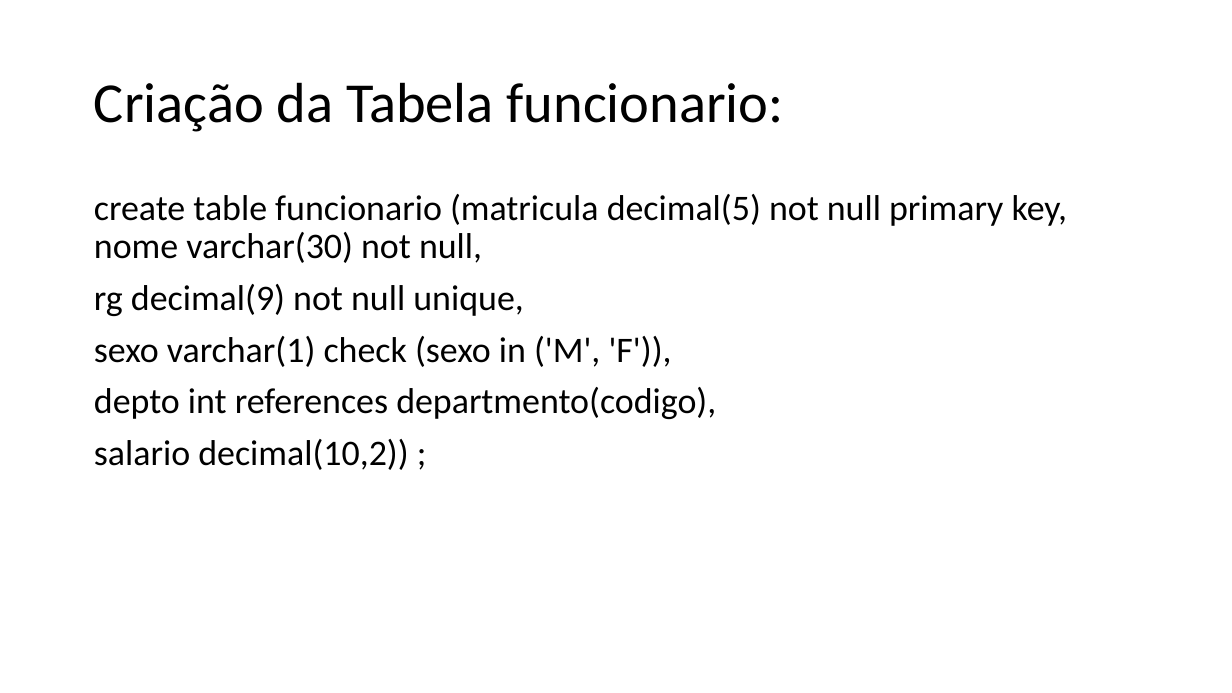
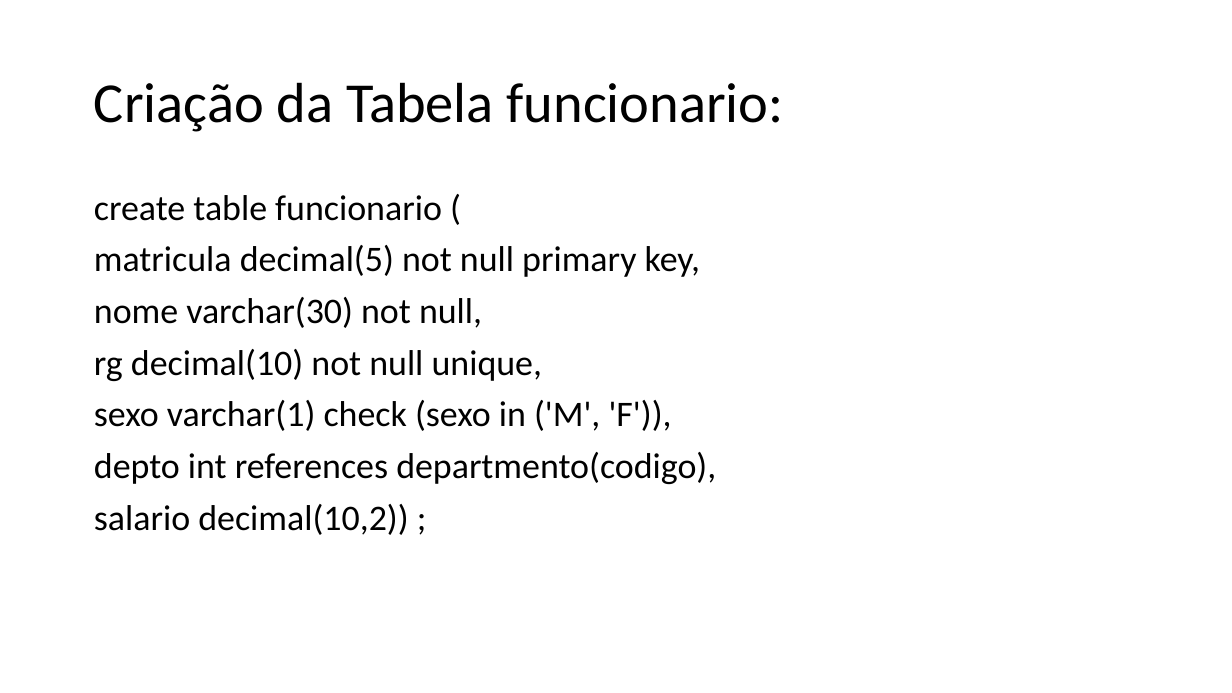
Before and after one commit to dourivaljunior/Curso-de-mySQL, a slide deck: slide 11 of Curso dev full stack aula mysql 03.pptx (slide 9 before the commit). Drawn at 1232x693 pixels with LibreOffice and Linux fonts; fonts in the diff are those of the drawing. Boxes give left, top, right and bottom in pixels: in the first picture for what was removed or moved away, otherwise in the second. Text is boxed around its words. In the diff, an @@ line names an element or a change of style, - is before the commit and + after.

```diff
--- a/Curso dev full stack aula mysql 03.pptx
+++ b/Curso dev full stack aula mysql 03.pptx
@@ text at <box>94,195,700,381</box>: text changed @@
-create table funcionario (matricula decimal(5) not null primary key, nome varchar(30) not null,
-rg decimal(9) not null unique,
+create table funcionario (
+matricula decimal(5) not null primary key,
+nome varchar(30) not null,
+rg decimal(10) not null unique,
```
Also in this commit, not shown: 32 other slides changed, 47 slides added, 4 other files.
